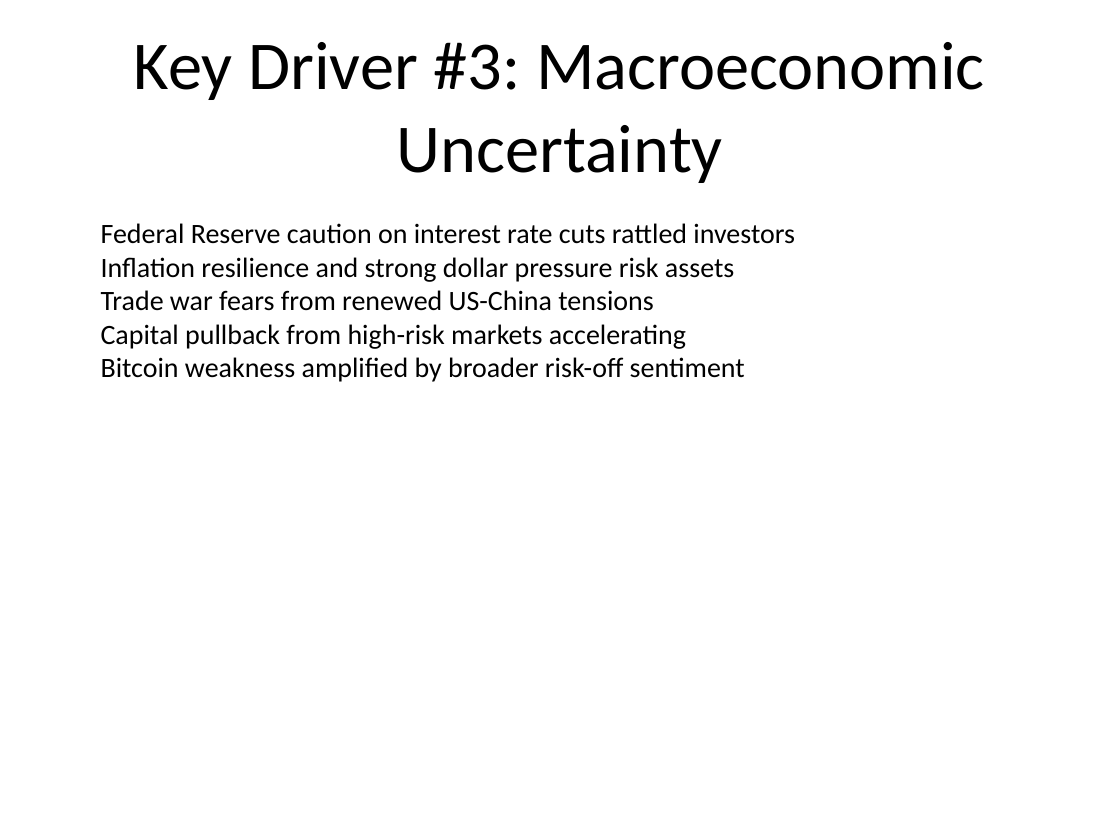
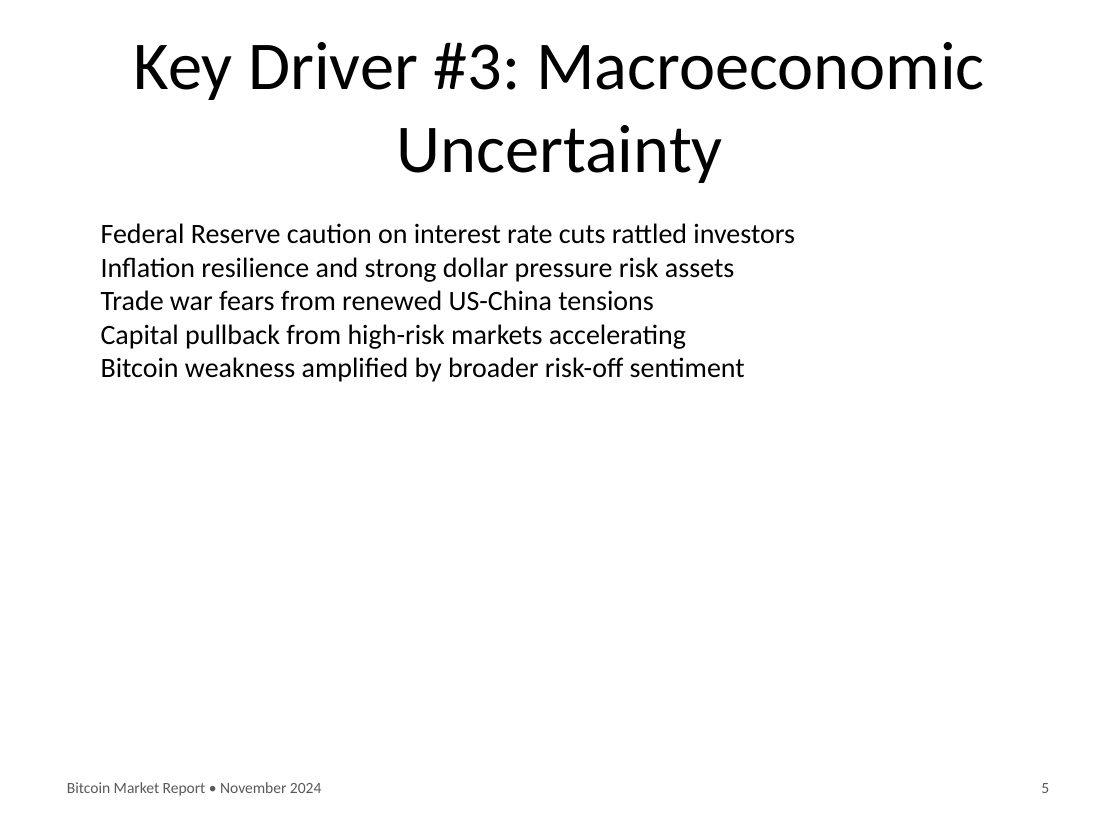
Before and after one commit to nordeim/powerpoint-agent-tools, a slide deck: slide 5 of bitcoin_market_report_nov2024.pptx. Drawn at 1120x840 pixels with LibreOffice and Linux fonts; fonts in the diff are those of the drawing. Boxes give left, top, right and bottom in pixels: in the first picture for what was removed or moved away, otherwise in the second. Text is boxed around its words. In the diff, an @@ line names an element or a change of style, - is before the commit and + after.

```diff
--- a/bitcoin_market_report_nov2024.pptx
+++ b/bitcoin_market_report_nov2024.pptx
@@ text added at <box>67,782,321,796</box>, 10 pt, text #595959 @@
+Bitcoin Market Report • November 2024
@@ text added at <box>1041,783,1049,793</box>, 10 pt, text #595959 @@
+5
```
Also in this commit, not shown: 7 other slides changed, 3 other files.
